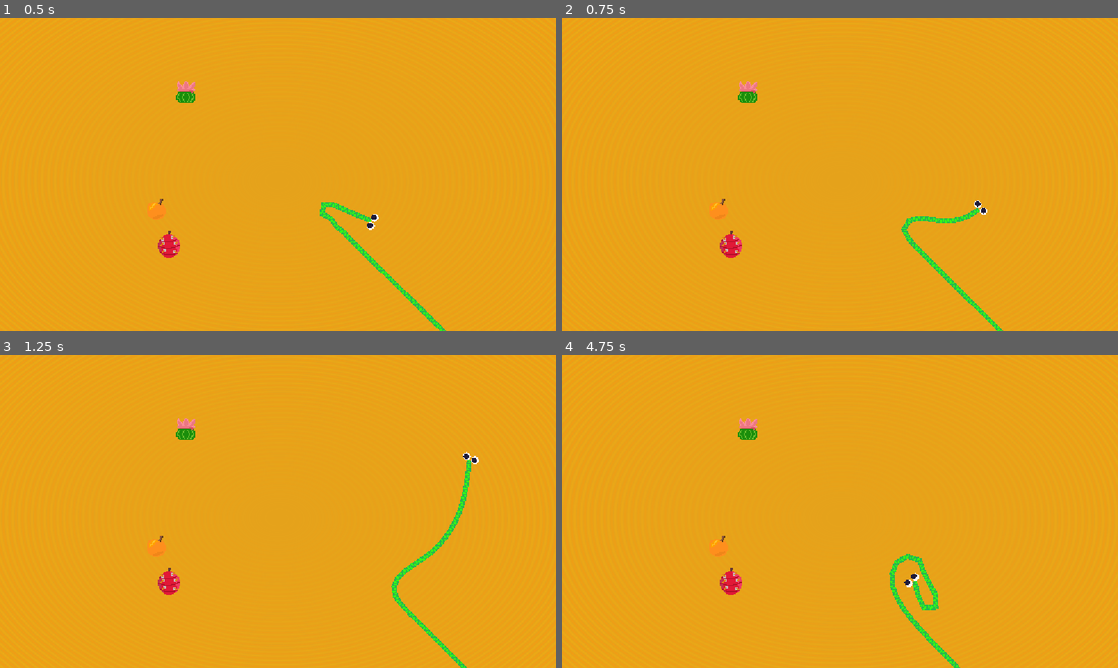
Above: before the commit, frames 1-4 (two rows, left to right).
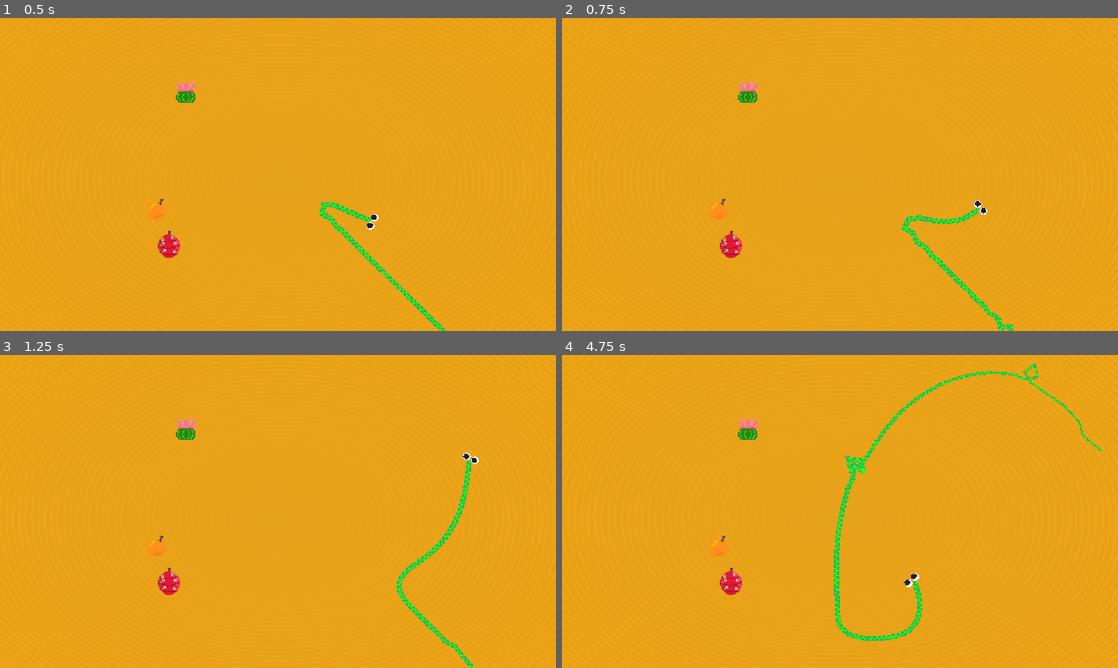
Above: after the commit, the same moments.

Repository: LeviathanGamez/Coil-Rush
Game: Godot game, scene res://scenes/main.tscn
Two runs of this game, one before a commit and one after it. Both use one fixed random seed, a clock stepped at 60 frames per second and the inputs below.
Inputs (mouse positions are in pixels of both pictures, inside the frame that each line leads up to):
- Up to frame 1 (0.5 s): no input
- Up to frame 2 (0.75 s): tap Enter at 0.5 s; move the mouse to (962, 158) at 0.52 s; hold Right from 0.53 s (still down); hold Space (click) from 0.53 s (still down); click (962, 158) at 0.67 s
- Up to frame 3 (1.25 s): keep holding Right; keep holding Space (click)
- Up to frame 4 (4.75 s): move the mouse to (728, 527) at 1.27 s; release Right at 1.28 s; release Space (click) at 1.28 s; hold Down 1.28-2.03 s; tap Space (click) at 1.35, 3.05, 4.35 s; move the mouse to (895, 442) at 2.02 s; hold Right 2.03-2.78 s; hold Space (click) 2.03-2.78 s; tap Alt at 2.1 s; move the mouse to (812, 574) at 2.77 s; hold Up 2.78-3.53 s; tap Shift at 2.85 s; click (812, 574) at 2.92 s; move the mouse to (1006, 558) at 3.52 s; hold Space (click) 3.53-4.28 s; hold Left from 3.53 s (still down); move the mouse to (673, 464) at 4.27 s

Frame 1 is identical in both runs. In frame 2, 0.9% of the frame differs, in the area x 61-82%, y 62-100%; in frame 3, 0.7%; in frame 4, 2.1%, in the area x 48-98%, y 2-100%.
Error after the commit: Invalid access to property or key 'speed' on a base object of type 'Node (manager.gd)'. (res://classes/head.gd:24)

Commit message:
Added functioning fruits

Diff:
--- a/procedural-life/autoloads/manager.gd
+++ b/procedural-life/autoloads/manager.gd
@@ -11,11 +11,15 @@
 
 func _input(event: InputEvent) -> void:
 	if event.is_action_pressed("click"):
-		print("ye")
-		joint_count += 1
-		radius += 1
-		distance += 1
-		make_more_joints.emit()
+		update_variables(1,1,1)
+
+func update_variables(joint_plus,radius_plus,distance_plus):
+	print("vars",joint_count,radius,distance)
+	joint_count += joint_plus
+	radius += radius_plus
+	distance += distance_plus
+	print("vars after",joint_count,radius,distance)
+	make_more_joints.emit()
 
 #func _ready():
 #	if mode == "snake":
--- a/procedural-life/classes/head.gd
+++ b/procedural-life/classes/head.gd
@@ -18,6 +18,10 @@
 func _init(pos: Vector2, radi: float):
 	position = pos
 	radius = radi
+	Manager.make_more_joints.connect(update_vairables)
+
+func update_vairables():
+	speed = Manager.speed
 
 func update(mouse_pos : Vector2, delta):
 	count += 2
--- a/procedural-life/classes/joint.gd
+++ b/procedural-life/classes/joint.gd
@@ -12,6 +12,10 @@
 	radius = radi
 	index = global_index
 	global_index += 1
+	Manager.make_more_joints.connect(update_vairables)
+
+func update_vairables():
+	distance = Manager.distance
 
 func update(parent,delta: float):
 	direction = (position-parent.position).normalized()
--- a/procedural-life/entities/snake2/snake_2.gd
+++ b/procedural-life/entities/snake2/snake_2.gd
@@ -25,9 +25,18 @@
 func make_joints():
 	radius  =  Manager.radius
 	joint_count = Manager.joint_count
+	var temp_joints = joints.duplicate()
 	joints = []
-	for i in range(joint_count):
-		joints.append(Joint.new(Vector2(20*i,20*i),radius-i/2))
+	if temp_joints.size() == 0:
+		for i in range(joint_count):
+			joints.append(Joint.new(Vector2(20*i,20*i),radius-i/2))
+	else:
+		for i in range(joint_count):
+			if i >= temp_joints.size():
+				joints.append(Joint.new(temp_joints[i-1].position+Vector2(10,10),radius-i/2))
+			else:
+				joints.append(Joint.new(temp_joints[i].position,radius-i/2))
+
 	head_joints = joints.duplicate()
 	head_joints.pop_back()
 	head_joints.push_front(head)
--- a/procedural-life/fruits/fruit.gd
+++ b/procedural-life/fruits/fruit.gd
@@ -3,13 +3,22 @@
 @export var stats : FruitType
 @onready var sprite : Sprite2D = $Sprite2D
 @onready var area2d : Area2D = $Area2D
+@onready var particle_node : Node = $"../Particles"
+
+var fruit_particles = preload("res://particles/fruit_particles.tscn")
 
 func _ready():
 	if stats == null:
 		stats = load("res://entities/fruit/resource/cactus_fruit.tres")
-	var err = area2d.area_entered.connect(effect)
-	print("err", err)
+	var err = area2d.area_entered.connect(eaten)
 
-func effect(_area: Area2D):
-	print("ye")
+
+func eaten(area: Area2D):
+	var fruit = fruit_particles.instantiate()
+	fruit.emitting = true
+	fruit.texture = sprite.texture
+	fruit.global_position = global_position
+	particle_node.add_child(fruit)
+	var collider = area.get_parent()
+	Manager.update_variables(stats.length_plus,stats.radius_plus,stats.distance_plus)
 	queue_free()
--- a/procedural-life/fruits/resource/cactus_fruit.tres
+++ b/procedural-life/fruits/resource/cactus_fruit.tres
@@ -1,10 +1,9 @@
 [gd_resource type="Resource" script_class="FruitType" format=3 uid="uid://b0an2qlmv2c7r"]
 
-[ext_resource type="Script" uid="uid://d5fqlc4yp2bs" path="res://fruits/resource/fruit_type.gd" id="1_dofss"]
-[ext_resource type="Texture2D" uid="uid://dsodnquss0grv" path="res://fruits/types/cactus_fruit.png" id="2_mk4kl"]
+[ext_resource type="Script" uid="uid://d5fqlc4yp2bs" path="res://fruits/resource/fruit_type.gd" id="1_a1qc7"]
 
 [resource]
-script = ExtResource("1_dofss")
+script = ExtResource("1_a1qc7")
 length_plus = 1
-sprite = ExtResource("2_mk4kl")
+distance_plus = 1.0
 metadata/_custom_type_script = "uid://d5fqlc4yp2bs"
--- a/procedural-life/fruits/resource/fruit_type.gd
+++ b/procedural-life/fruits/resource/fruit_type.gd
@@ -9,4 +9,5 @@
 @export var type : Types
 @export var radius_plus : float
 @export var length_plus : int
+@export var distance_plus : float
 @export var speed_plus : float
--- a/procedural-life/fruits/resource/prickly_pear.tres
+++ b/procedural-life/fruits/resource/prickly_pear.tres
@@ -1,11 +1,9 @@
 [gd_resource type="Resource" script_class="FruitType" format=3 uid="uid://b7nl5dq7ksk7m"]
 
-[ext_resource type="Script" uid="uid://d5fqlc4yp2bs" path="res://fruits/resource/fruit_type.gd" id="1_celxa"]
-[ext_resource type="Texture2D" uid="uid://hjg5p1igehvw" path="res://fruits/types/prickly_pear.png" id="2_2rlak"]
+[ext_resource type="Script" uid="uid://d5fqlc4yp2bs" path="res://fruits/resource/fruit_type.gd" id="1_hi1ow"]
 
 [resource]
-script = ExtResource("1_celxa")
+script = ExtResource("1_hi1ow")
 type = 2
-speed_plus = 0.5
-sprite = ExtResource("2_2rlak")
+speed_plus = 1.0
 metadata/_custom_type_script = "uid://d5fqlc4yp2bs"
--- /dev/null
+++ b/procedural-life/particles/fruit_particles.gd
@@ -0,0 +1,7 @@
+extends CPUParticles2D
+
+var my_texture
+
+func _ready():
+	if my_texture != null:
+		texture == my_texture
--- /dev/null
+++ b/procedural-life/particles/fruit_particles.tscn
@@ -0,0 +1,24 @@
+[gd_scene format=3 uid="uid://clwu34rrp4p0w"]
+
+[ext_resource type="Texture2D" uid="uid://dsodnquss0grv" path="res://fruits/types/cactus_fruit.png" id="1_1gfn5"]
+[ext_resource type="Script" uid="uid://dq4h506vbuswp" path="res://particles/fruit_particles.gd" id="2_8tsi5"]
+
+[sub_resource type="Curve" id="Curve_3381y"]
+_data = [Vector2(0.012820512, 0.048859954), 0.0, 3.871567, 0, 0, Vector2(0.49038464, 0.6449511), 0.0, 0.0, 0, 0, Vector2(1, 0.9967426), 0.0, 0.0, 0, 0]
+point_count = 3
+
+[node name="FruitParticles" type="CPUParticles2D" unique_id=879729058]
+modulate = Color(1, 0.984375, 0, 0.56078434)
+emitting = false
+amount = 9
+texture = ExtResource("1_1gfn5")
+lifetime = 0.5
+one_shot = true
+explosiveness = 1.0
+randomness = 1.0
+spread = 180.0
+gravity = Vector2(0, 0)
+initial_velocity_min = 100.0
+initial_velocity_max = 100.0
+scale_amount_curve = SubResource("Curve_3381y")
+script = ExtResource("2_8tsi5")
--- a/procedural-life/scenes/main.tscn
+++ b/procedural-life/scenes/main.tscn
@@ -47,3 +47,5 @@
 
 [node name="prickly_pear" parent="." unique_id=1049163394 instance=ExtResource("5_o6xl0")]
 position = Vector2(-224, 148)
+
+[node name="Particles" type="Node" parent="." unique_id=1579334077]
Not shown, added: procedural-life/particles/fruit_particles.gd.uid
